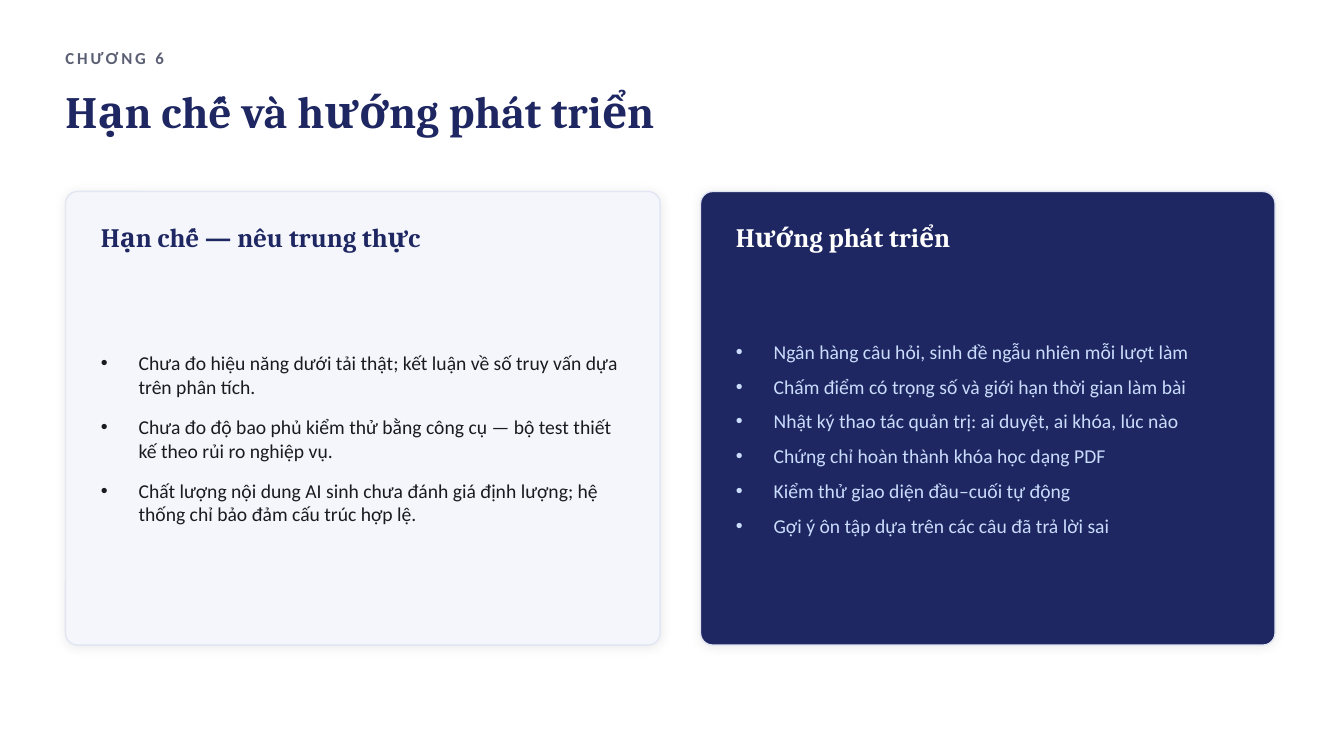
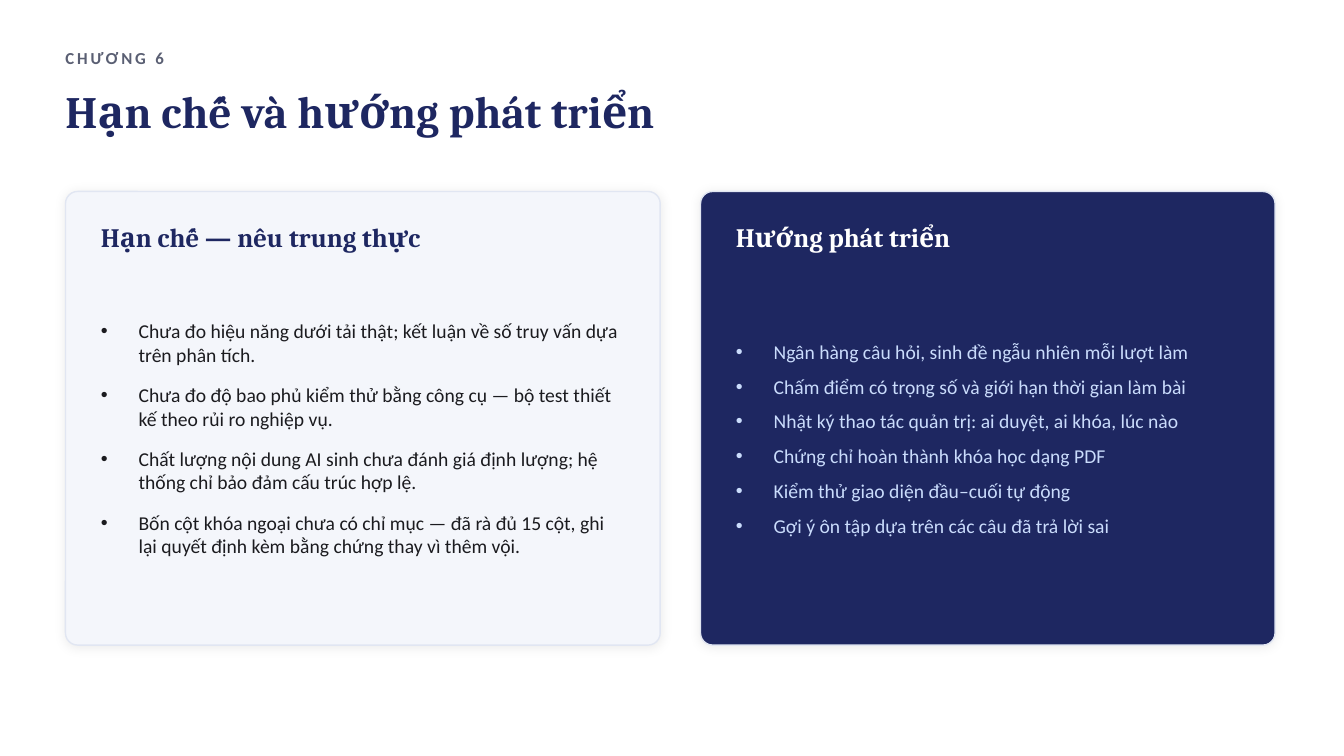
Before and after one commit to tamthientinvu-coder/FinalProjectJS, a slide deck: slide 16 of docs/SLIDE-BAO-VE-LearnQuiz.pptx. Drawn at 1344x756 pixels with LibreOffice and Linux fonts; fonts in the diff are those of the drawing. Boxes give left, top, right and bottom in pixels: in the first picture for what was removed or moved away, otherwise in the second. Text is boxed around its words. In the diff, an @@ line names an element or a change of style, - is before the commit and + after.

Commit message:
docs: ghi phat hien 7 khoa ngoai chua duoc danh chi muc vao ho so (DE-AN 4.3, bao cao 5.9 + Bang 6.1, slide 16)
Khao sat chi tiet: PostgreSQL khong tu tao chi muc cho cot khoa ngoai phia con
(khac MySQL/InnoDB), Prisma cung chi tu them @@index khi luoc do nham MySQL.
Ra soat ca 15 cot FK: 8 cot da duoc phu (PK, @unique, hoac cot dan dau cua
@@unique to hop), 7 cot chua. Bon cot nam tren duong truy van that, xep theo
luu luong: enrollments.course_id > quiz_submissions.quiz_id > choices.question_id
> courses.instructor_id.

Quyet dinh: chua sua luoc do (loi ich do duoc bang 0 o quy mo hien tai — bang
chua vuot mot trang du lieu 8 KB nen Postgres van quet tuan tu), thay vao do ghi
lai phat hien kem bang chung vao ho so:
- DE-AN.md: them muc 4.3 "Chien luoc danh chi muc va bay khoa ngoai chua duoc phu".
- Bao cao 5.9: "Ba han che" -> "Bon han che", them muc thu tu.
- Bao cao Bang 6.1: them hang "Danh chi muc khoa ngoai" uu tien Cao.
- Slide 16: them gach dau dong thu tu trong khoi "Han che — neu trung thuc".
- NHAT-KY-DU-AN.md: bang xep hang co dan chung file:line, cau lenh migration
  san sang, va dinh chinh danh gia rui ro trien khai hom truoc (render.yaml
  KHONG chay seed luc build nen deploy khong xoa du lieu).

Bao cao tang 72 -> 73 trang. Slide PDF da xuat lai bang PowerPoint COM (17 trang).
PDF bao cao CHUA xuat lai duoc: Word ExportAsFixedFormat treo vo han khi chay qua
COM tren may nay — da loai tru 6 nguyen nhan (truong muc luc, may in mac dinh
offline, Mark of the Web, add-in, ham xuat, tep hong). Can mo Word bam
File > Export bang tay; nhat ky co ghi day du cach lam.

```diff
--- a/docs/SLIDE-BAO-VE-LearnQuiz.pptx
+++ b/docs/SLIDE-BAO-VE-LearnQuiz.pptx
@@ text at bbox=[139, 515, 604, 557]: paragraph added @@
+• Bốn cột khóa ngoại chưa có chỉ mục — đã rà đủ 15 cột, ghi lại quyết định kèm bằng chứng thay vì thêm vội.
```
Also in this commit, not shown: 5 other files.
